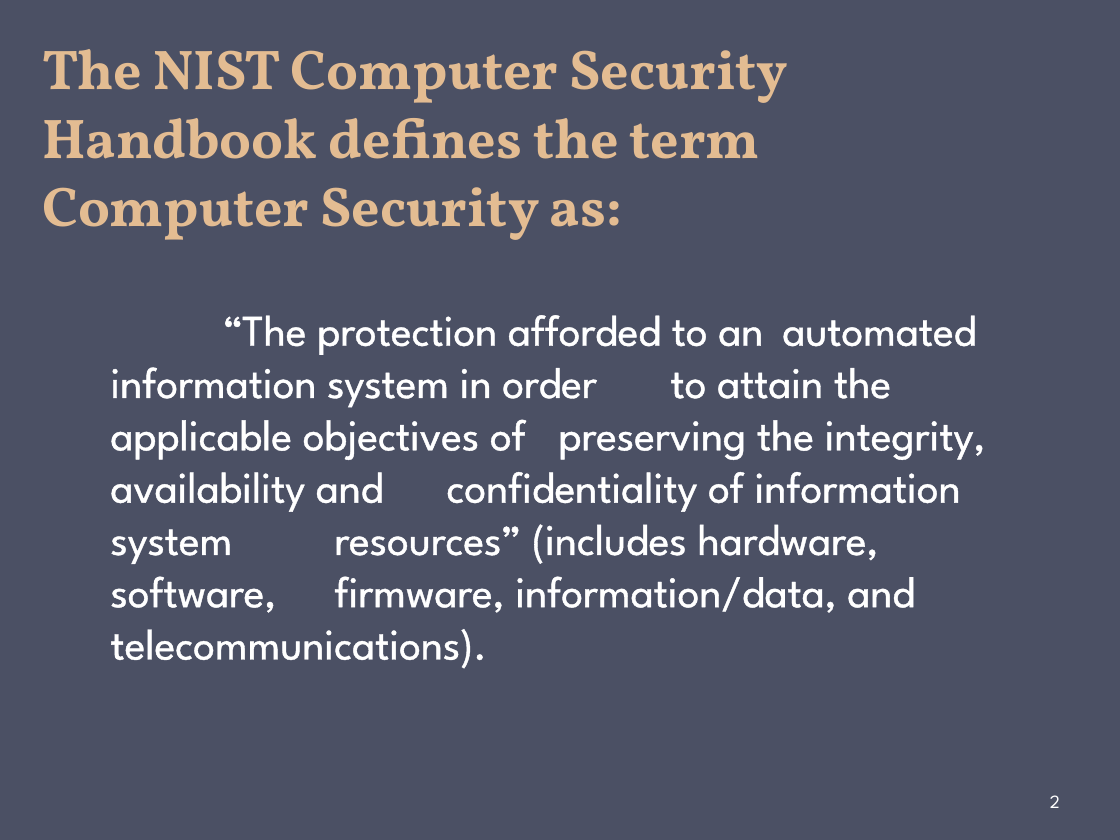
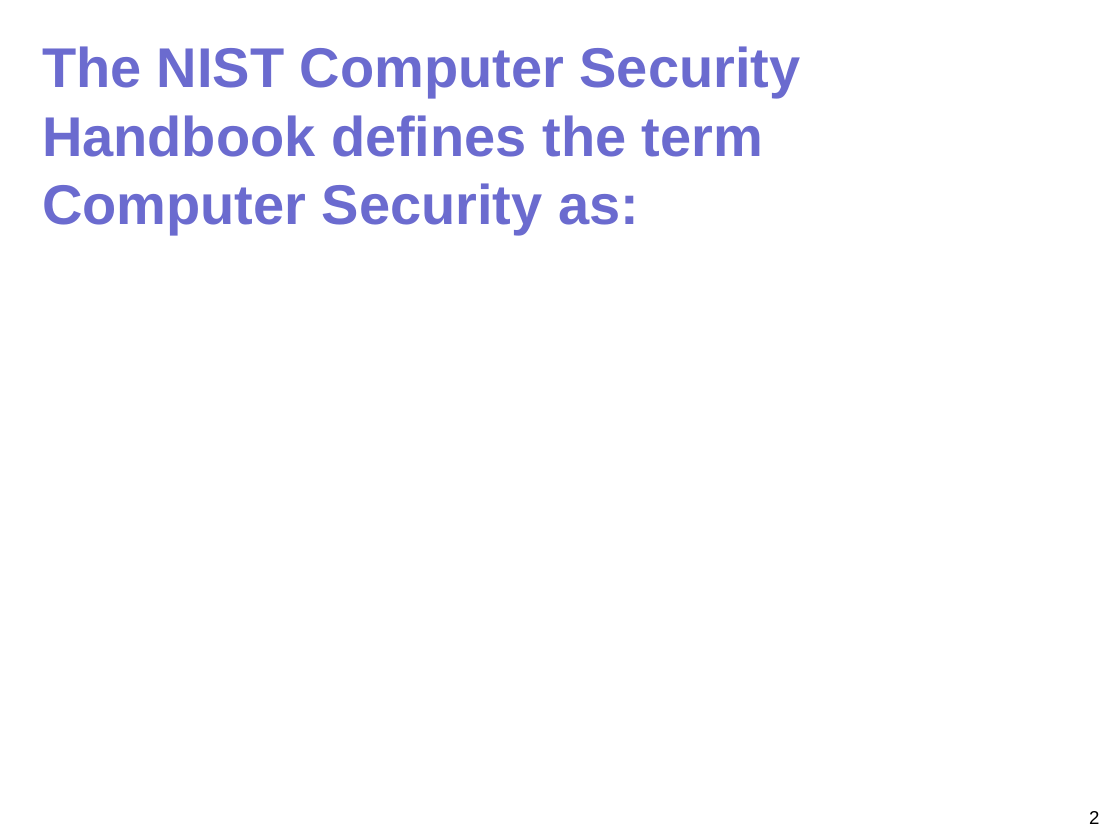
Before and after one commit to gulaoshi/gu.github.io, a slide deck: slide 2 of InfoSec/PPTs/CH01-Overview.pptx. Drawn at 1120x840 pixels with LibreOffice and Linux fonts; fonts in the diff are those of the drawing. Boxes give left, top, right and bottom in pixels: in the first picture for what was removed or moved away, otherwise in the second. Text is boxed around its words. In the diff, an @@ line names an element or a change of style, - is before the commit and + after.

```diff
--- a/InfoSec/PPTs/CH01-Overview.pptx
+++ b/InfoSec/PPTs/CH01-Overview.pptx
@@ background #4B5064 to #FFFFFF @@
@@ title "The NIST Computer Security Handbook ..." at [42,46,801,234]: font Vollkorn to Arial, text colour #E3BC92 to #6B6BCF; vertical alignment bottom to middle @@
@@ text removed at [111,315,986,669] @@
-“The protection afforded to an automated information system in order to attain the applicable objectives of preserving the integrity, availability and confidentiality of information system resources” (includes hardware, software, firmware, information/data, and telecommunications).
@@ page number: place and size @@
-page number at [1050,795,1060,808]
+page number at [1089,811,1099,824]
@@ page number at [1089,811,1099,824]: font League Spartan to Arial, text colour #FFFFFF to #000000; alignment left to right; vertical alignment middle to top @@
```
Also in this commit, not shown: 16 other slides changed, 7 other files.
